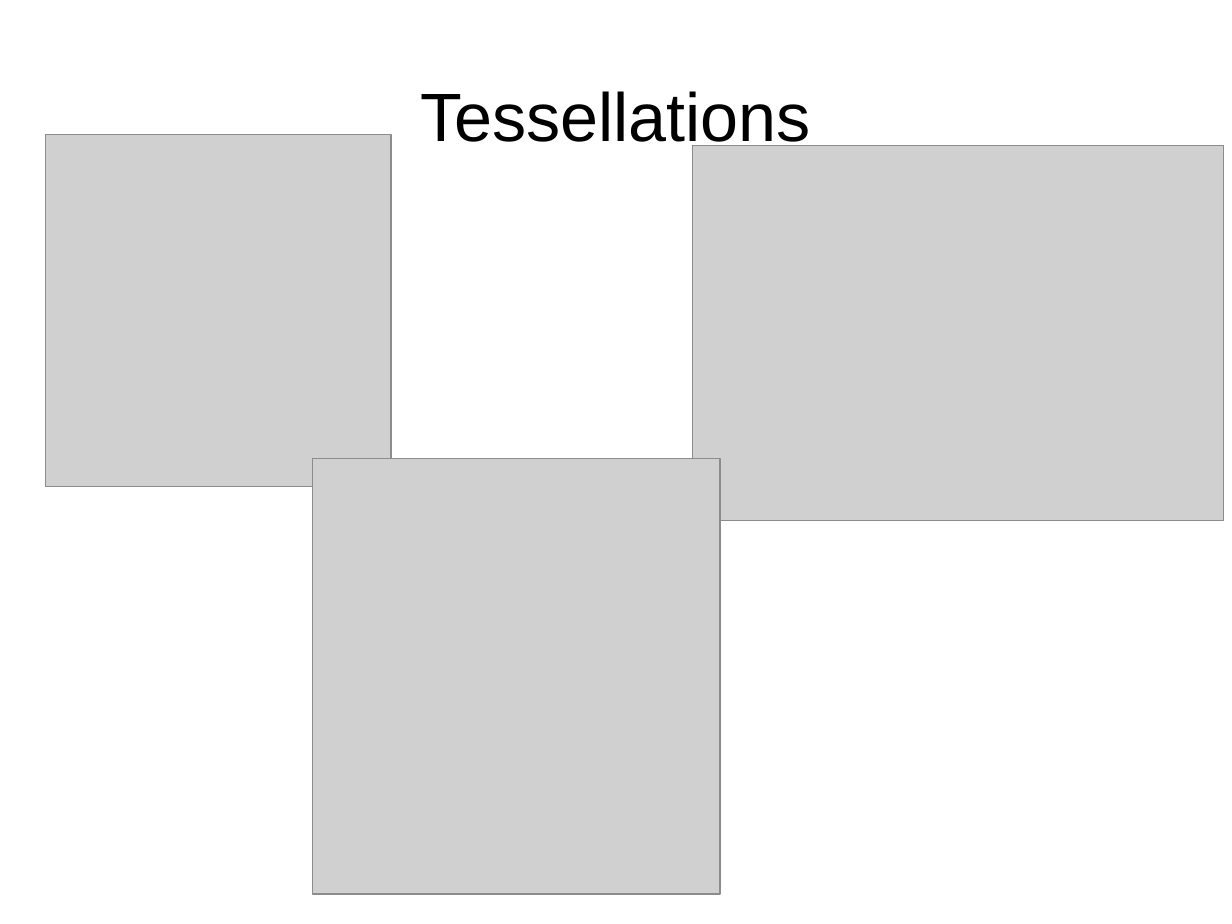
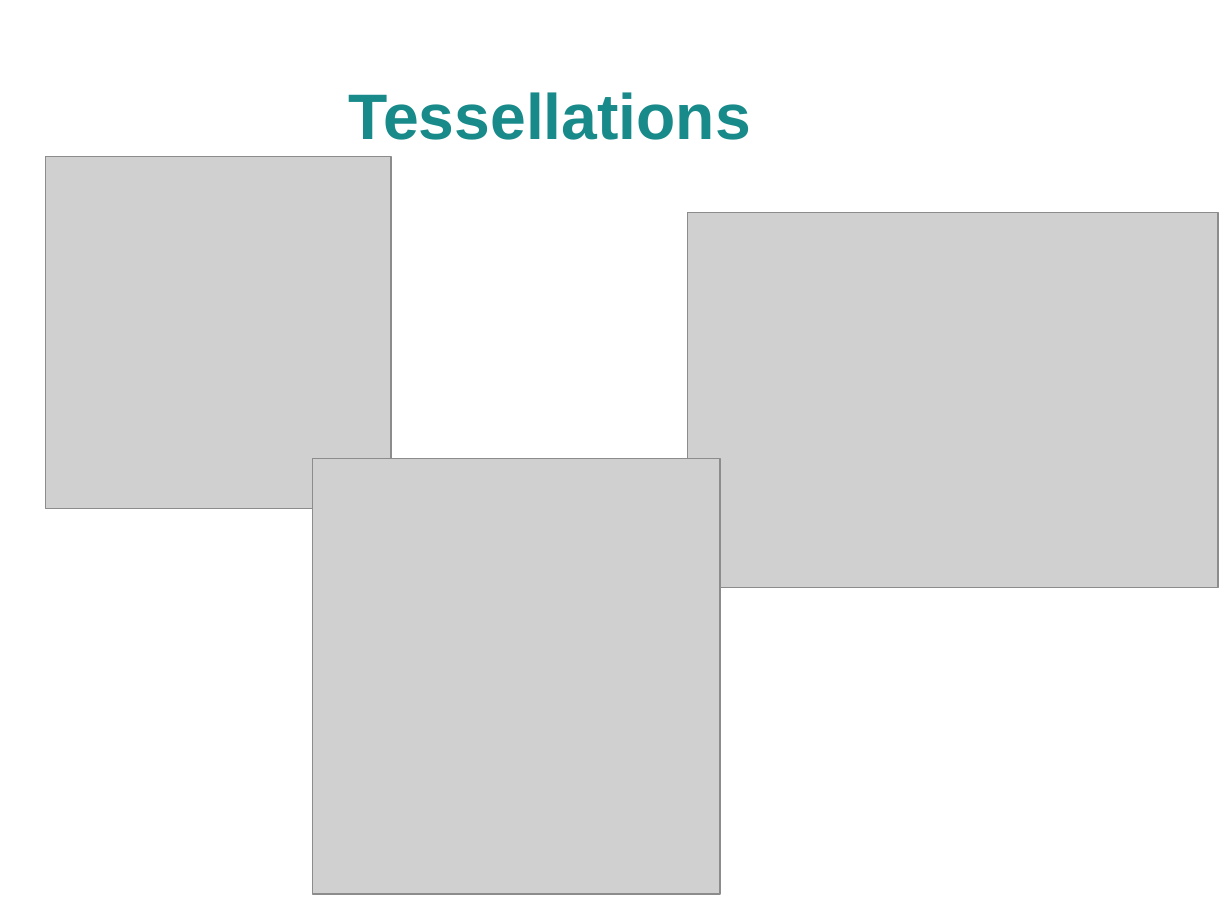
Before and after one commit to FredXCoders/HelloDojo, a slide deck: slide 10 of lessons/Object Oriented Programming.odp. Drawn at 1232x924 pixels with LibreOffice and Linux fonts; fonts in the diff are those of the drawing; grey boxes stand for pictures; background and template pictures are left out. Boxes give left, top, right and bottom in pixels: in the first picture for what was removed or moved away, otherwise in the second. Text is boxed around its words. In the diff, an @@ line names an element or a change of style, - is before the commit and + after.

```diff
--- a/lessons/Object Oriented Programming.odp
+++ b/lessons/Object Oriented Programming.odp
@@ title "Tessellations": place and size @@
-title "Tessellations" at bbox=[420, 91, 811, 153]
+title "Tessellations" at bbox=[349, 92, 751, 140]
@@ title "Tessellations" at bbox=[349, 92, 751, 140]: size 44 to 41.4 pt, text colour #000000 to #198A8A, bold on @@
@@ picture: place and size @@
-picture at bbox=[46, 134, 391, 486]
+picture at bbox=[46, 157, 391, 509]
@@ picture: place and size @@
-picture at bbox=[693, 145, 1224, 520]
+picture at bbox=[688, 212, 1219, 587]
```
Also in this commit, not shown: 11 other slides changed, 4 other files.
